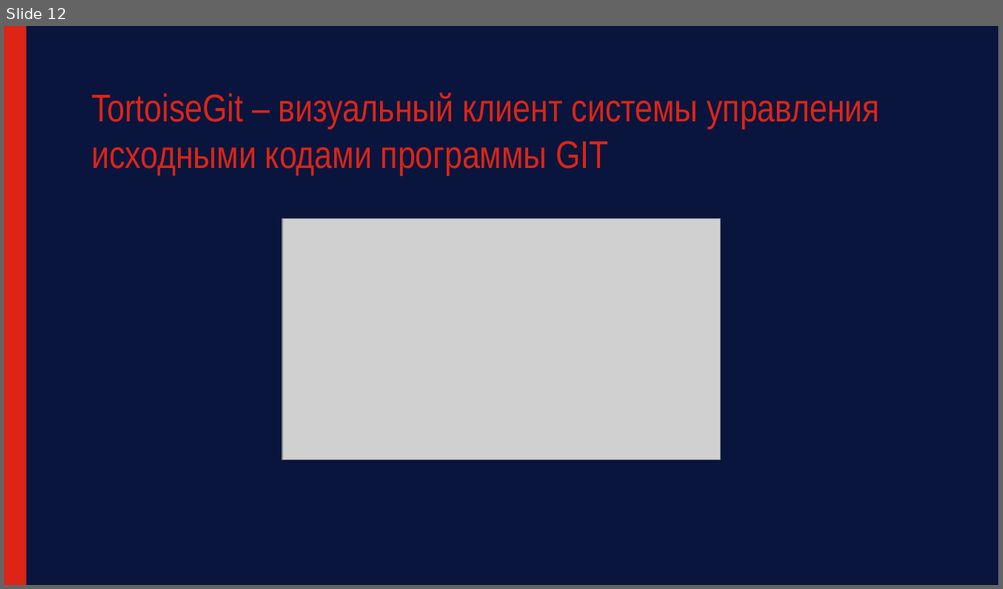
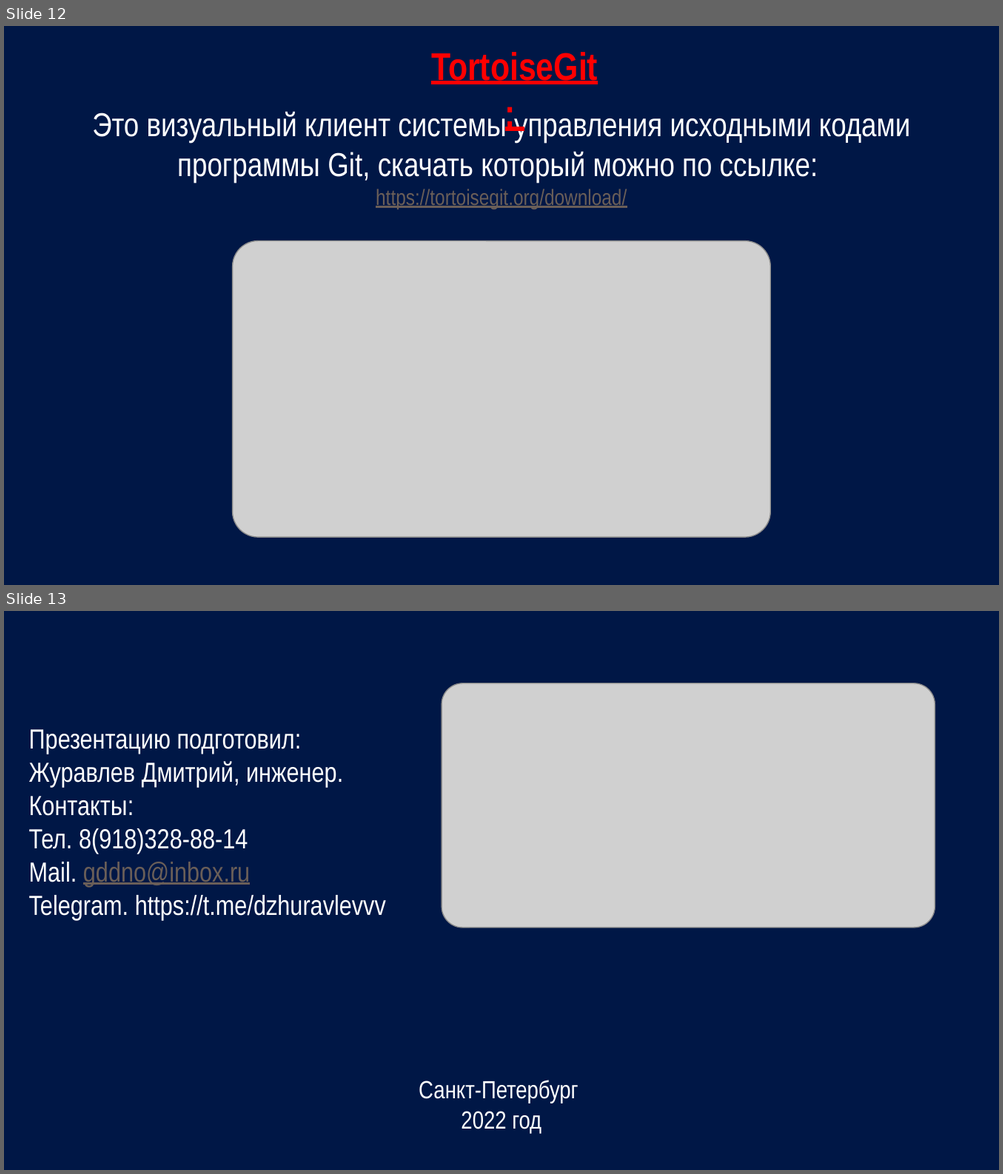
Before and after one commit to gddno/Redmine, a slide deck: Redmine.pptx. Shown one above the other, each under a label of ours: slide 12 before the commit, slides 12 and 13 after it. The pictures are 1003x589 and 1003x1174 pixels, drawn with LibreOffice and Linux fonts; fonts in the diff are those of the drawing; grey boxes stand for pictures. Boxes give left, top, right and bottom in pixels: in the first picture for what was removed or moved away, otherwise in the second. Text is boxed around its words. In the diff, an @@ line names an element or a change of style, - is before the commit and + after.

```diff
--- a/Redmine.pptx
+++ b/Redmine.pptx
@@ slide 13 added at (4, 611, 999, 1170), background #001746 @@
@@ picture added at (441, 684, 935, 928) @@
@@ text added at (29, 729, 386, 920), 20 pt, text #FFFFFF @@
+Презентацию подготовил:
+Журавлев Дмитрий, инженер.
+Контакты:
+Тел. 8(918)328-88-14
+Mail. gddno@inbox.ru
+Telegram. https://t.me/dzhuravlevvv
@@ text added at (418, 1080, 578, 1133), 18 pt, text #FFFFFF @@
+Санкт-Петербург
+2022 год
@@ slide 12 changed as well @@
@@ background #FFFFFF to #001746 @@
@@ rectangle removed at (4, 26, 26, 585) @@
@@ rectangle removed at (5, 27, 998, 585) @@
@@ text added at (431, 52, 597, 84), 28 pt, text #FF0000, bold, underline @@
+TortoiseGit:
@@ title at (92, 111, 910, 210): text changed; size 28 to 24 pt; text colour #DC2417 to #FFFFFF @@
-TortoiseGit – визуальный клиент системы управления исходными кодами программы GIT
+Это визуальный клиент системы управления исходными кодами программы Git, скачать который можно по ссылке: https://tortoisegit.org/download/
@@ picture: place and size @@
-picture at (282, 219, 720, 460)
+picture at (233, 241, 771, 537)
```
Also in this commit, not shown: 8 other slides changed, 3 other slides added, 3 slides removed, 7 other files.
